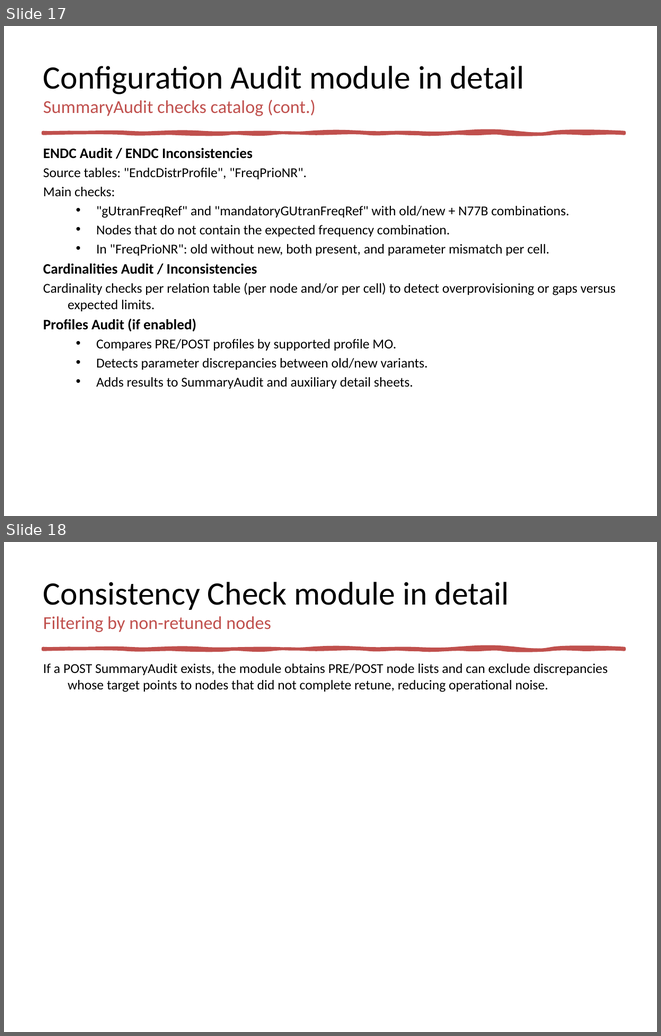
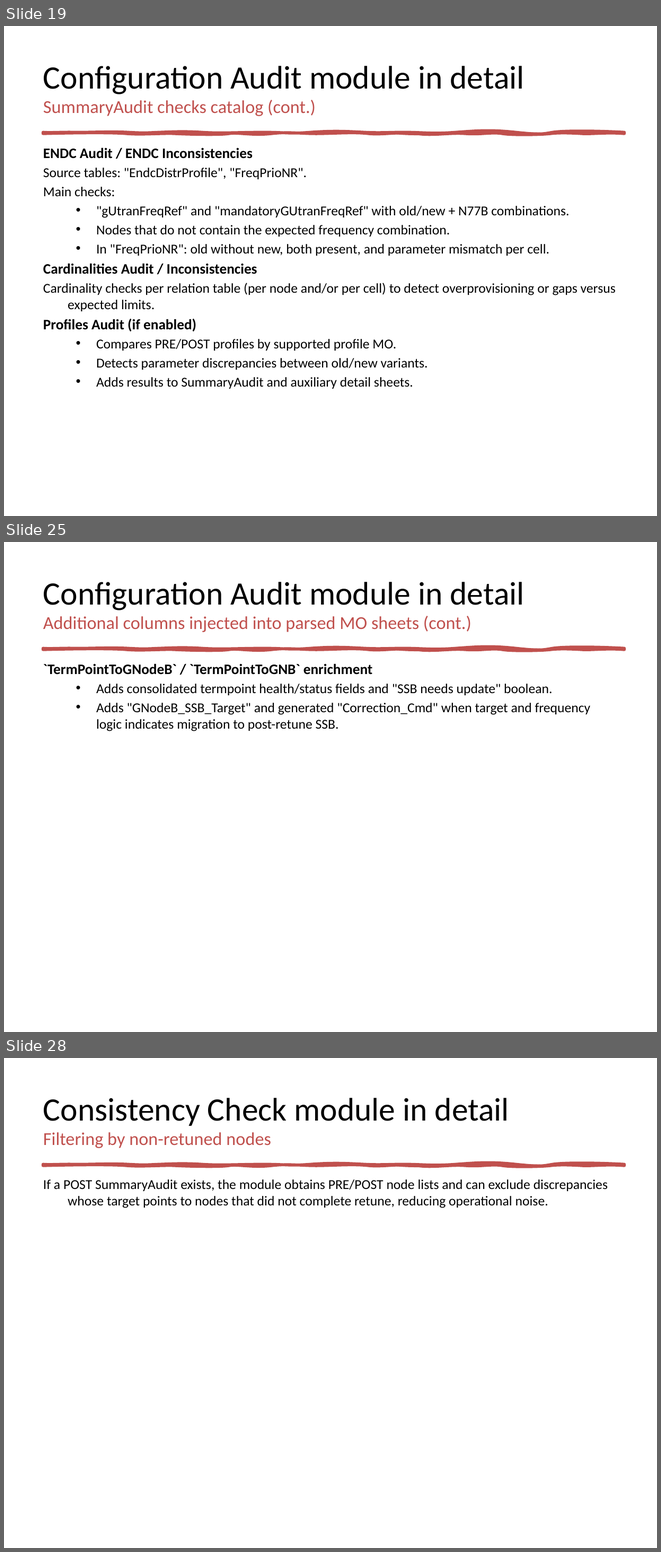
Before and after one commit to jaimetur/SSB_RetuningAutomations, a slide deck: help/User-Guide-SSB-Retuning-Automations-v0.7.3.pptx. Shown one above the other, each under a label of ours: slides 17 and 18 before the commit, slides 19, 25 and 28 after it; the slides between them are not shown. The pictures are 661x1036 and 661x1552 pixels, drawn with LibreOffice and Linux fonts; fonts in the diff are those of the drawing. Boxes give left, top, right and bottom in pixels: in the first picture for what was removed or moved away, otherwise in the second. Text is boxed around its words. In the diff, an @@ line names an element or a change of style, - is before the commit and + after.

```diff
--- a/help/User-Guide-SSB-Retuning-Automations-v0.7.3.pptx
+++ b/help/User-Guide-SSB-Retuning-Automations-v0.7.3.pptx
@@ slide 25 added at [4, 542, 657, 1032], background #FFFFFF; not listed: 1 template element that a slide beside it also shows @@
@@ title added at [43, 582, 524, 632], 20 pt, text #C0504D @@
+Configuration Audit module in detail
+Additional columns injected into parsed MO sheets (cont.)
@@ text added at [43, 663, 591, 731], 15 pt, text #000000 @@
+`TermPointToGNodeB` / `TermPointToGNB` enrichment
+  • Adds consolidated termpoint health/status fields and "SSB needs update" boolean.
+  • Adds "GNodeB_SSB_Target" and generated "Correction_Cmd" when target and frequency logic indicates migration to post-retune SSB.
@@ what was slide 17 is now slide 19 @@
@@ what was slide 18 is now slide 28 @@
```
Also in this commit, not shown: 1 slide changed, 10 other slides added, 3 other files.
